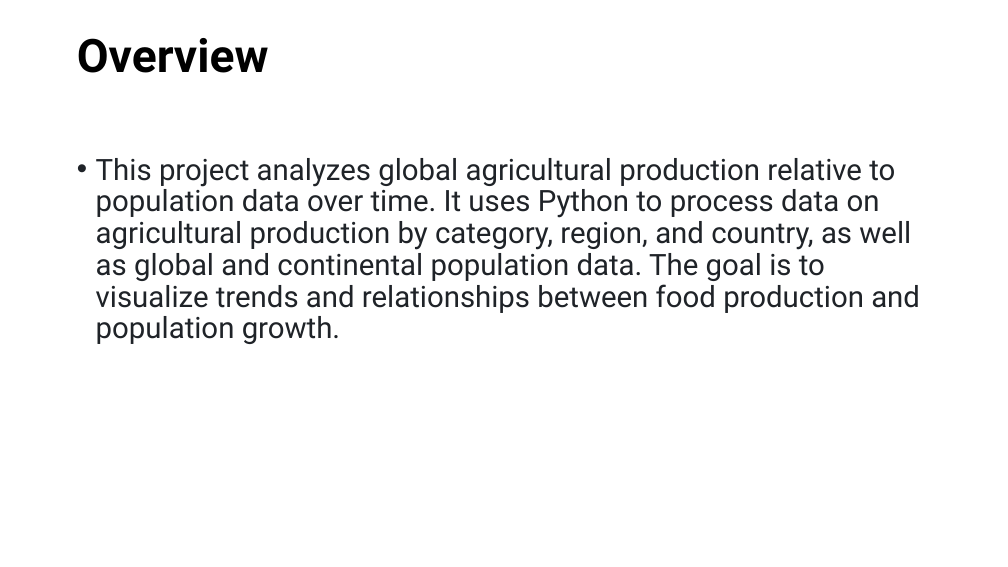
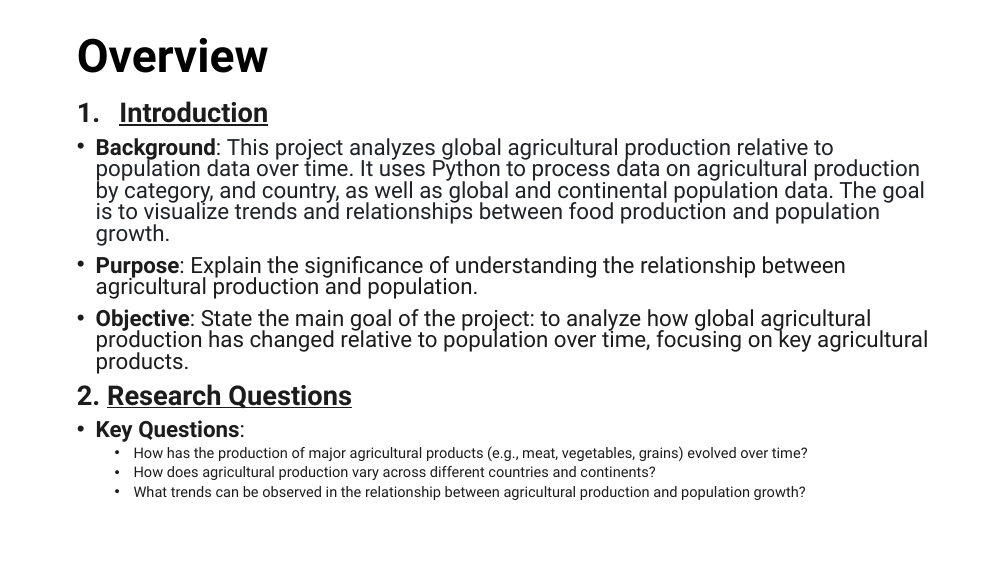
Before and after one commit to Corey-Holton/Project1, a slide deck: slide 2 of Working files/Group Project.pptx. Drawn at 1008x567 pixels with LibreOffice and Linux fonts; fonts in the diff are those of the drawing. Boxes give left, top, right and bottom in pixels: in the first picture for what was removed or moved away, otherwise in the second. Text is boxed around its words. In the diff, an @@ line names an element or a change of style, - is before the commit and + after.

```diff
--- a/Working files/Group Project.pptx
+++ b/Working files/Group Project.pptx
@@ text at (77, 101, 928, 500): text changed; size 28 to 21.3 pt; text colour #1F2328 to #1D1C1D @@
-• This project analyzes global agricultural production relative to population data over time. It uses Python to process data on agricultural production by category, region, and country, as well as global and continental population data. The goal is to visualize trends and relationships between food production and population growth.
+1. Introduction
+• Background: This project analyzes global agricultural production relative to population data over time. It uses Python to process data on agricultural production by category, and country, as well as global and continental population data. The goal is to visualize trends and relationships between food production and population growth.
+• Purpose: Explain the significance of understanding the relationship between agricultural production and population.
+• Objective: State the main goal of the project: to analyze how global agricultural production has changed relative to population over time, focusing on key agricultural products.
+2. Research Questions
+• Key Questions:
+  • How has the production of major agricultural products (e.g., meat, vegetables, grains) evolved over time?
+  • How does agricultural production vary across different countries and continents?
+  • What trends can be observed in the relationship between agricultural production and population growth?
```
Also in this commit, not shown: 1 other file.
